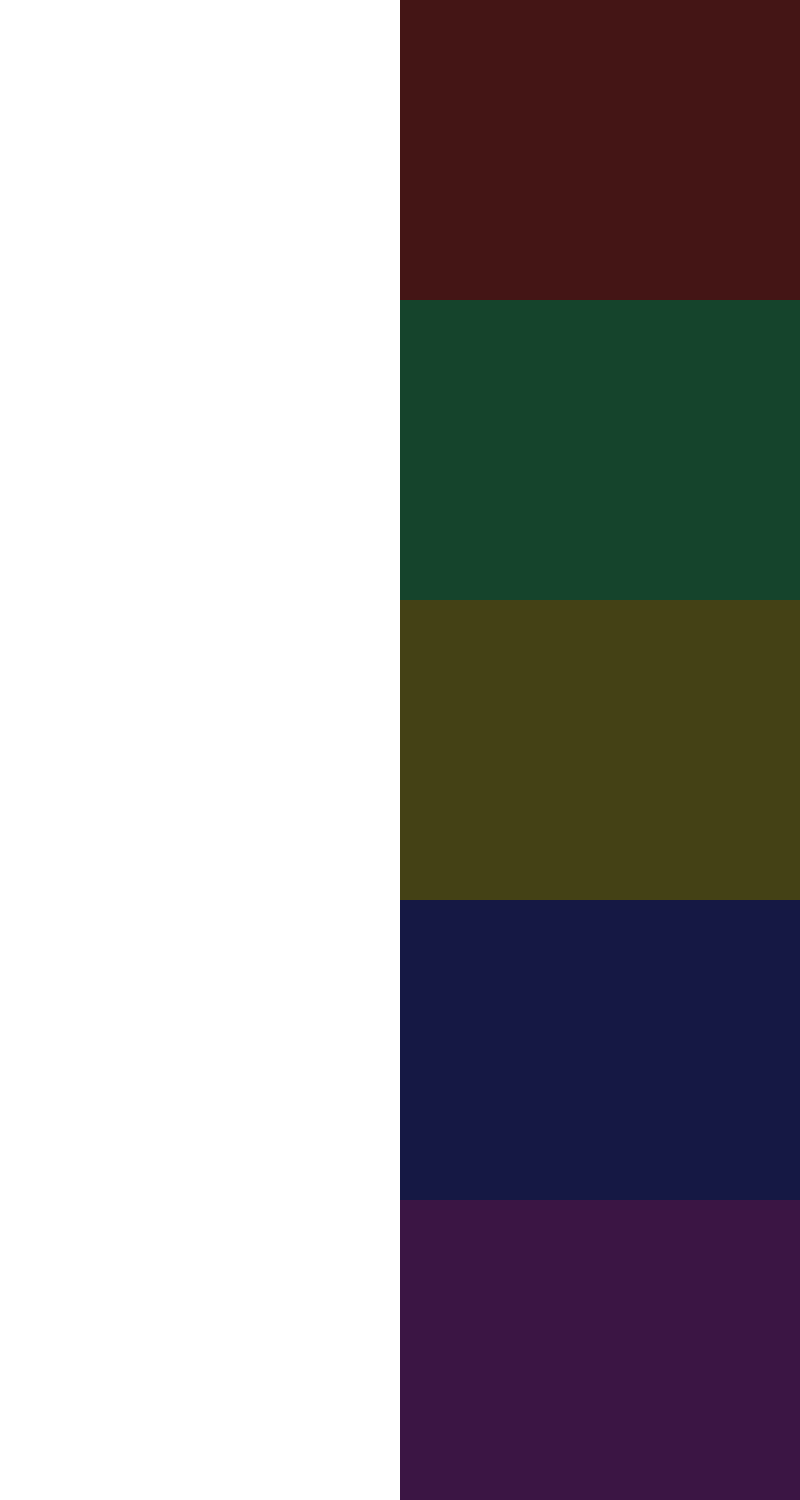
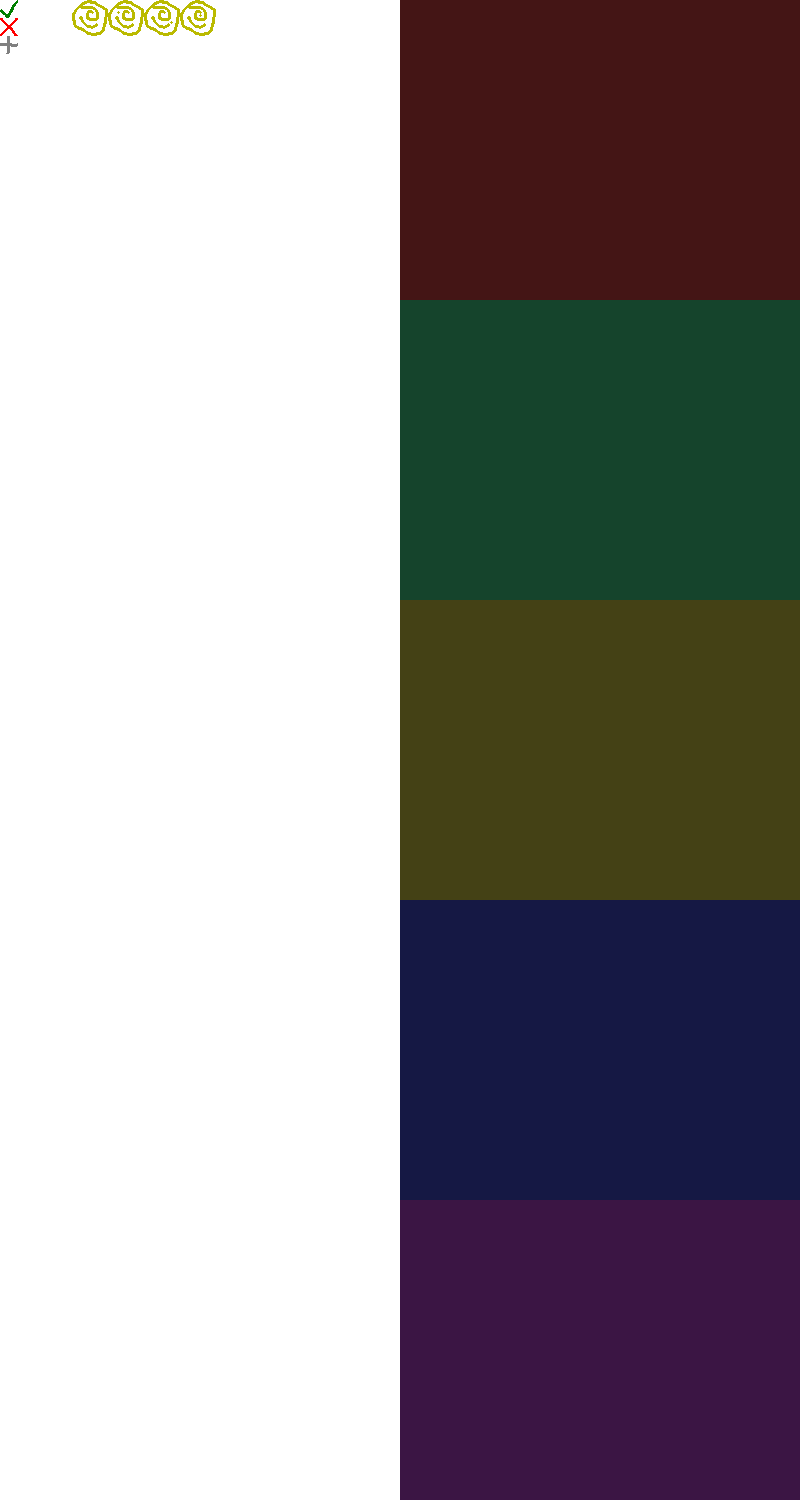
Two versions of the same layered image (800 x 1500). Layer-by-layer changes:
painted on "gfx" over [0, 0, 216, 54]
